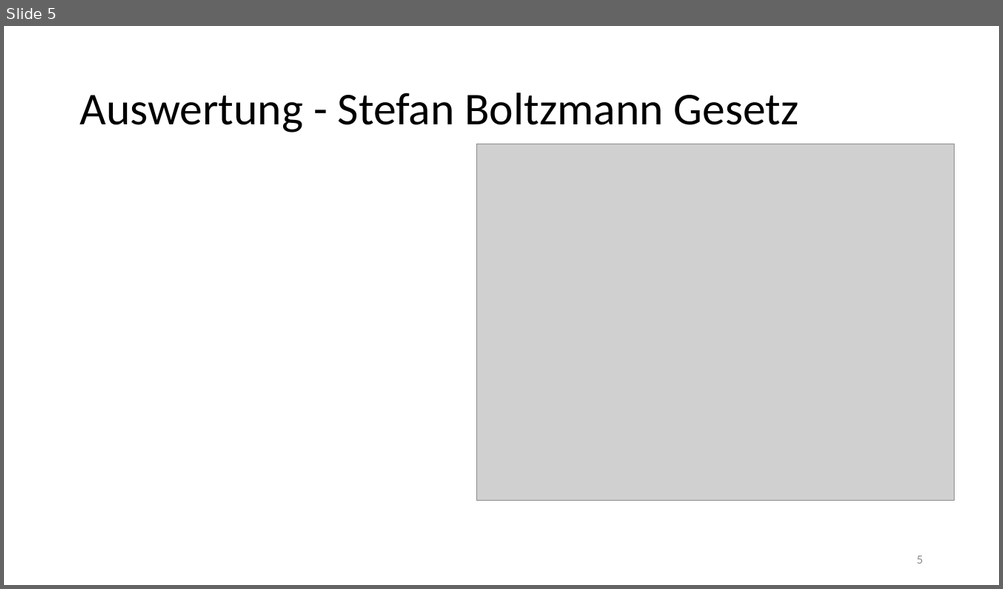
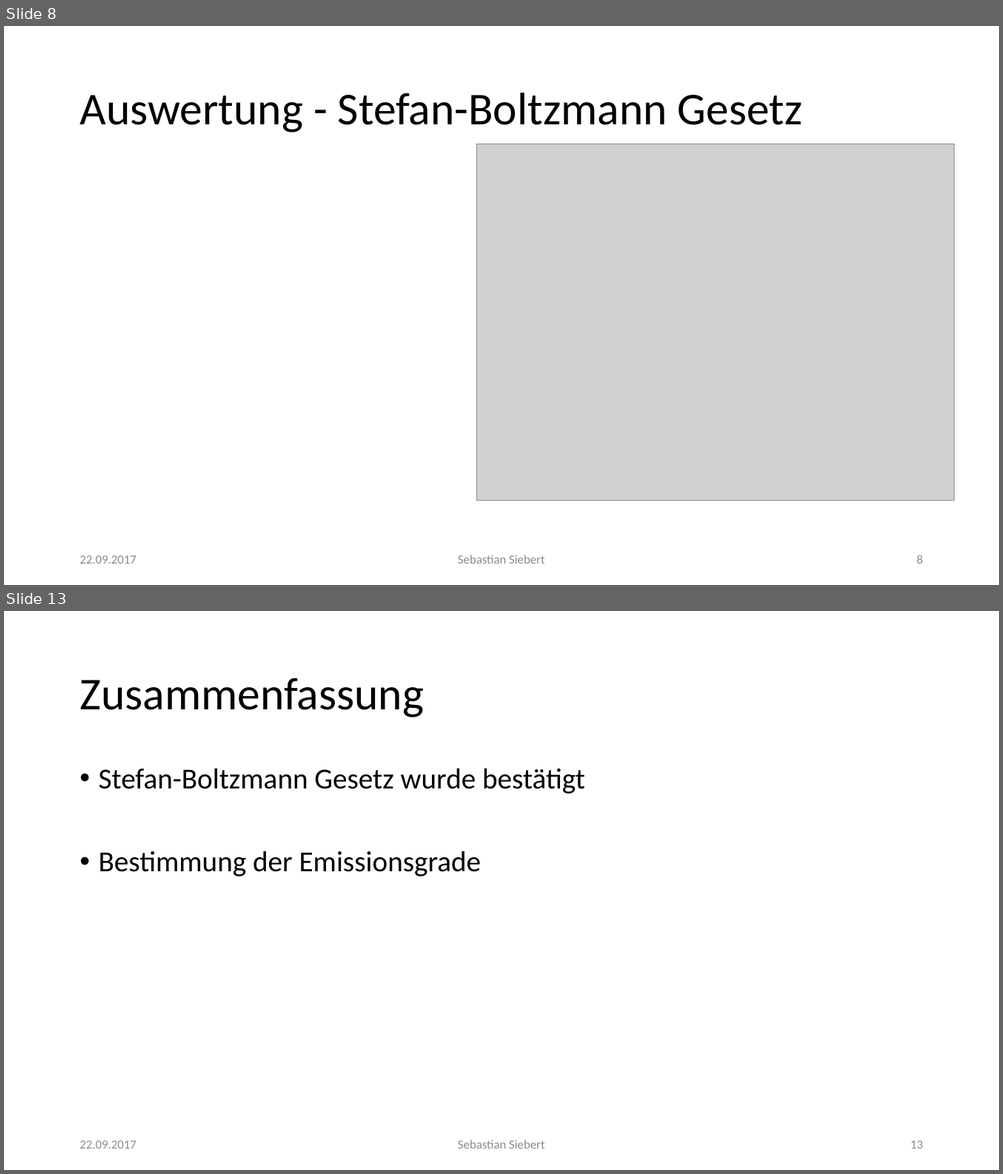
Before and after one commit to thewhitecat/grundpraktikum1, a slide deck: grundpraktikum2/Atomphysik/Atomphysik.pptx. Shown one above the other, each under a label of ours: slide 5 before the commit, slides 8 and 13 after it; the slides between them are not shown. The pictures are 1003x589 and 1003x1174 pixels, drawn with LibreOffice and Linux fonts; fonts in the diff are those of the drawing; grey boxes stand for pictures. Boxes give left, top, right and bottom in pixels: in the first picture for what was removed or moved away, otherwise in the second. Text is boxed around its words. In the diff, an @@ line names an element or a change of style, - is before the commit and + after.

```diff
--- a/grundpraktikum2/Atomphysik/Atomphysik.pptx
+++ b/grundpraktikum2/Atomphysik/Atomphysik.pptx
@@ slide 13 added at [4,611,999,1170], background #FFFFFF @@
@@ title added at [79,678,424,718], 44 pt, text #000000 @@
+Zusammenfassung
@@ text added at [99,768,585,877], 28 pt, text #000000 @@
+• Stefan-Boltzmann Gesetz wurde bestätigt
+• Bestimmung der Emissionsgrade
@@ text added at [79,1141,136,1149], 12 pt, text #8C8C8C @@
+22.09.2017
@@ text added at [458,1140,544,1149], 12 pt, text #8C8C8C @@
+Sebastian Siebert
@@ page number added at [910,1141,922,1149], 12 pt, text #8C8C8C @@
+13
@@ what was slide 5 is now slide 8 @@
@@ slide 8 changed as well @@
@@ title at [79,93,802,133]: text changed @@
-Auswertung - Stefan Boltzmann Gesetz
+Auswertung - Stefan-Boltzmann Gesetz
@@ text added at [79,556,136,564], 12 pt, text #8C8C8C @@
+22.09.2017
@@ text added at [458,555,544,564], 12 pt, text #8C8C8C @@
+Sebastian Siebert
@@ page number at [916,555,922,564]: text changed @@
-5
+8
```
Also in this commit, not shown: 2 other slides changed, 9 other slides added, 2 slides removed.
